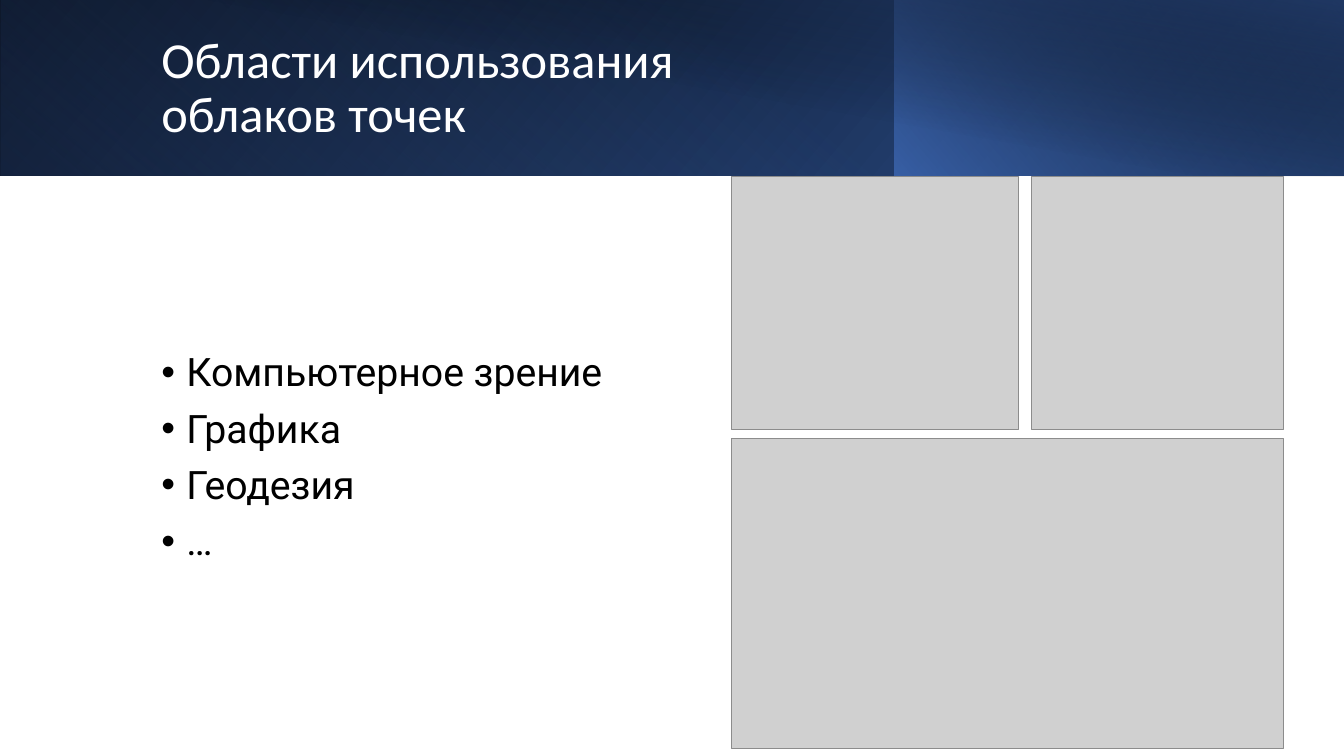
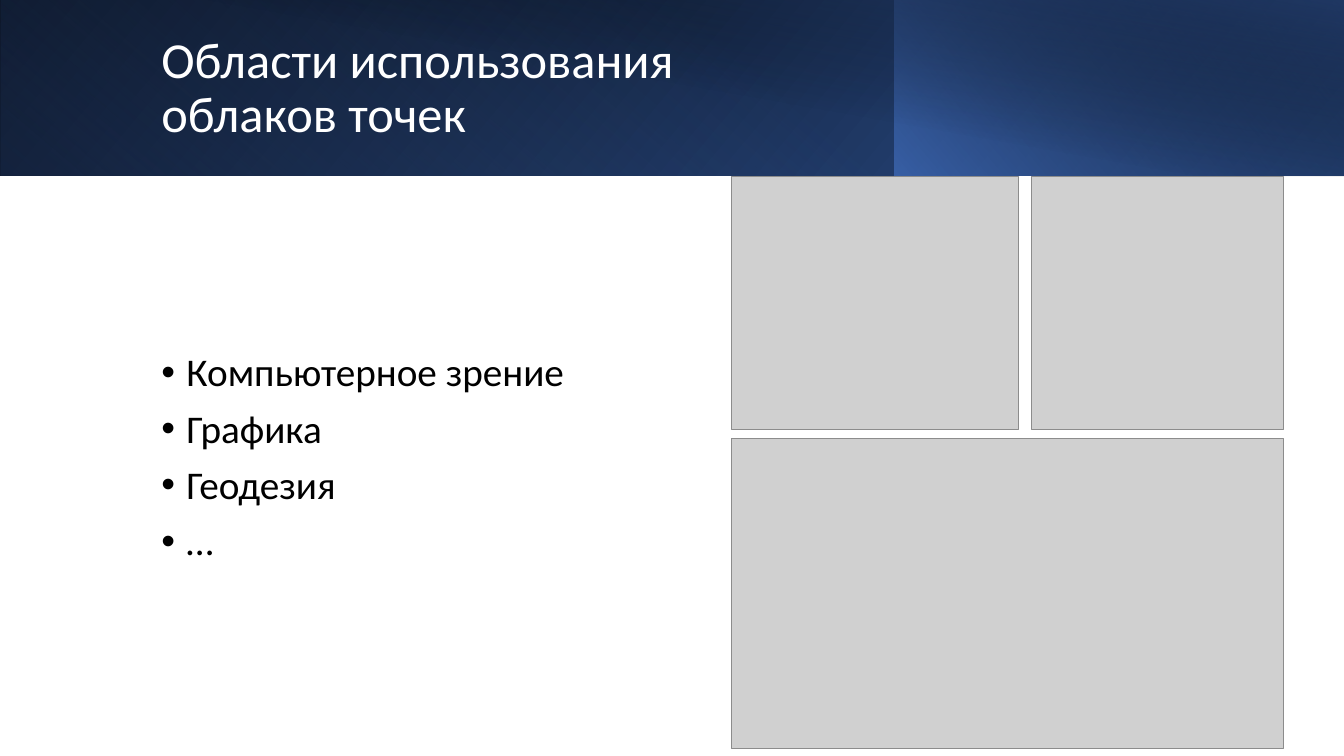
Before and after one commit to Arbuz-Nick/SpecSem, a slide deck: slide 3 of Диплом/Диплом.pptx. Drawn at 1344x756 pixels with LibreOffice and Linux fonts; fonts in the diff are those of the drawing; grey boxes stand for pictures. Boxes give left, top, right and bottom in pixels: in the first picture for what was removed or moved away, otherwise in the second. Text is boxed around its words. In the diff, an @@ line names an element or a change of style, - is before the commit and + after.

```diff
--- a/Диплом/Диплом.pptx
+++ b/Диплом/Диплом.pptx
@@ text "Компьютерное зрение" at [186, 361, 564, 506]: font Roboto to Calibri @@
```
Also in this commit, not shown: 7 other slides changed, 2 slides added, 9 other files.
